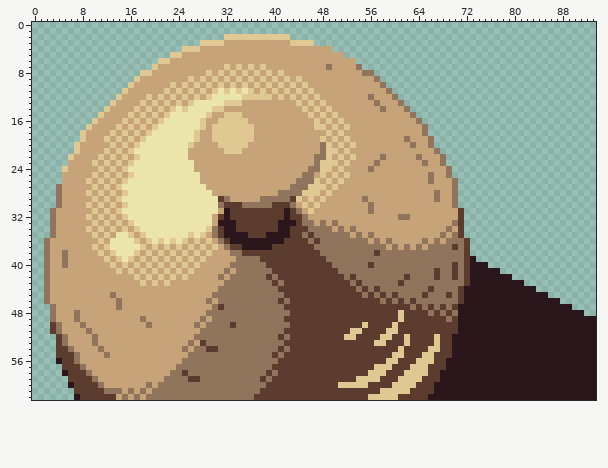
Sprite sheet: sprites/UI/buttons/timbre.png. Above: the version before the commit.
The file is 94x63 pixels.
The same view after the edit:
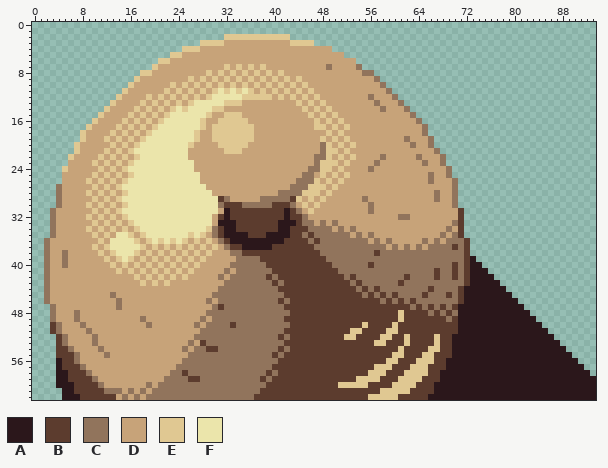
Palette (. is transparent): A #2b171b  B #5c3c2e  C #91745c  D #c7a379  E #e0c892  F #ebe5ab
Change:
Colour A is added in rows 57 to 58 at x 4; in rows 59 to 60 at x 4 to 5; in rows 61 to 62 at x 5 to 6.
The author cleared colour A in row 40 at x 75; in row 41 at x 76 to 77; in row 42 at x 77 to 79; in row 43 at x 78 to 81; in row 44 at x 79 to 83; in row 45 at x 80 to 85.
The author cleared colour A in row 46 at x 81 to 87; in row 47 at x 82 to 89; in row 48 at x 83 to 91; in row 49 at x 84 to 93; in row 50 at x 85 to 93; in row 51 at x 86 to 93.
The author cleared colour A in row 52 at x 87 to 93; in row 53 at x 88 to 93; in row 54 at x 89 to 93; in row 55 at x 90 to 93; in row 56 at x 91 to 93; in row 57 at x 92 to 93.
The author cleared colour A in row 58 at x 93.
Where, in picture pixels (left, top, right, bottom), the same in both pictures:
erased: (482, 262, 596, 376)
added: (56, 364, 74, 400)
